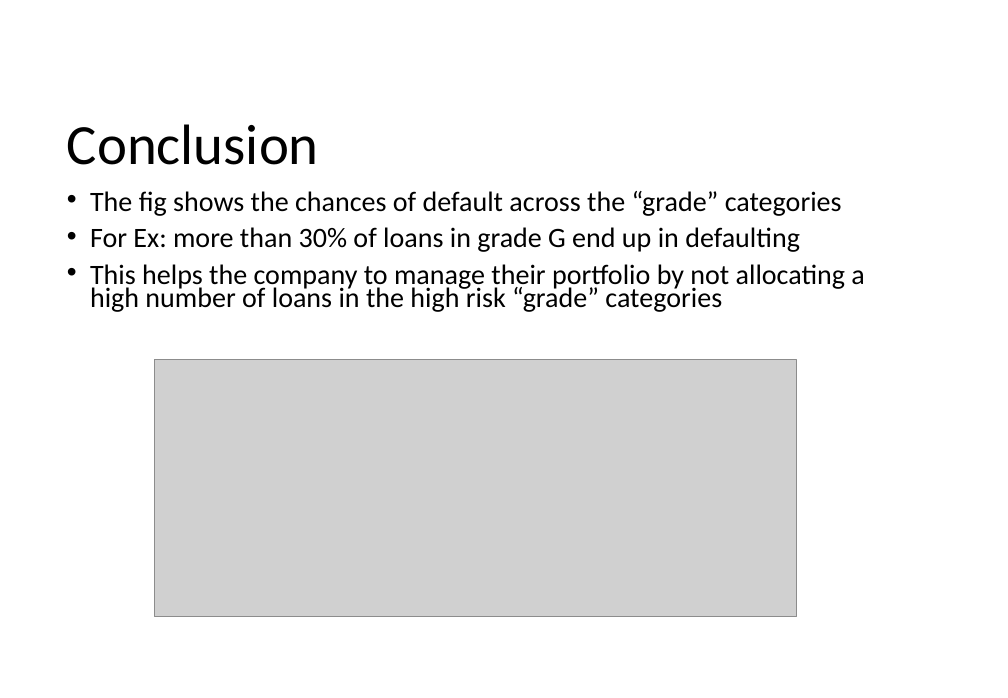
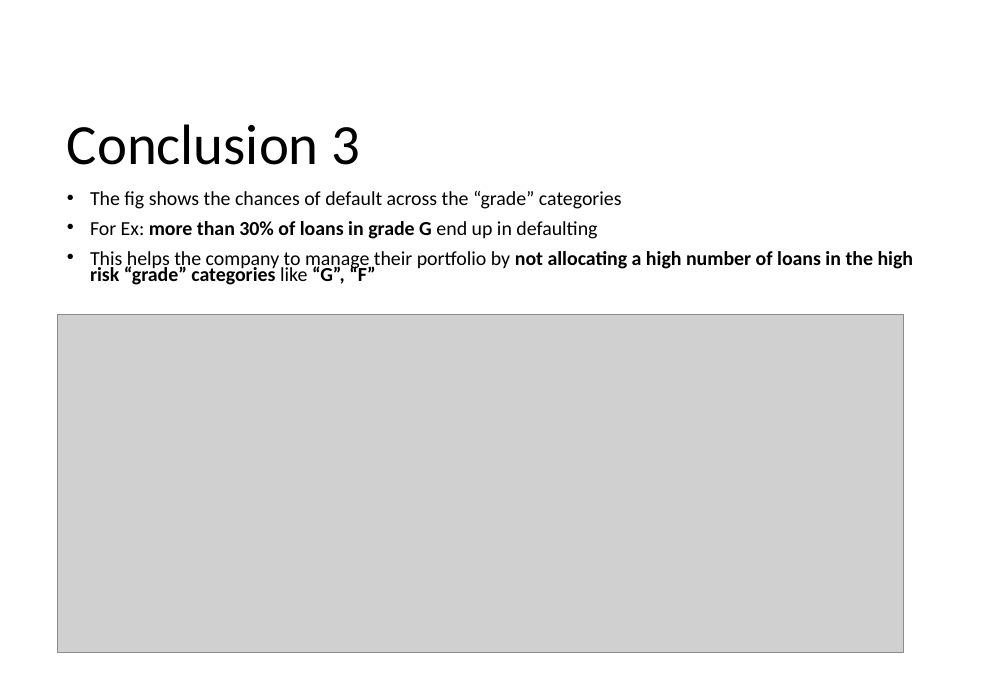
Before and after one commit to krishnajiraoh/upGrad_lending_club_case_study, a slide deck: slide 3 of Insights.pptx (slide 6 before the commit). Drawn at 1008x698 pixels with LibreOffice and Linux fonts; fonts in the diff are those of the drawing; grey boxes stand for pictures. Boxes give left, top, right and bottom in pixels: in the first picture for what was removed or moved away, otherwise in the second. Text is boxed around its words. In the diff, an @@ line names an element or a change of style, - is before the commit and + after.

```diff
--- a/Insights.pptx
+++ b/Insights.pptx
@@ title at (67, 124, 361, 165): text changed @@
-Conclusion
+Conclusion 3
@@ text at (90, 191, 622, 239): size 21.7 to 15.4 pt in "The fig shows the chances of default ...", "For Ex: more than 30% of loans ..."; bold on in "more than 30% of loans in grade ..." @@
@@ text at (90, 251, 914, 285): text changed; size 21.7 to 15.4 pt; bold on @@
-• This helps the company to manage their portfolio by not allocating a high number of loans in the high risk “grade” categories
+• This helps the company to manage their portfolio by not allocating a high number of loans in the high risk “grade” categories like “G”, “F”
@@ picture: place and size @@
-picture at (155, 360, 798, 617)
+picture at (58, 315, 904, 652)
```
Also in this commit, not shown: 4 other slides changed, 2 slides added, 3 slides removed.
